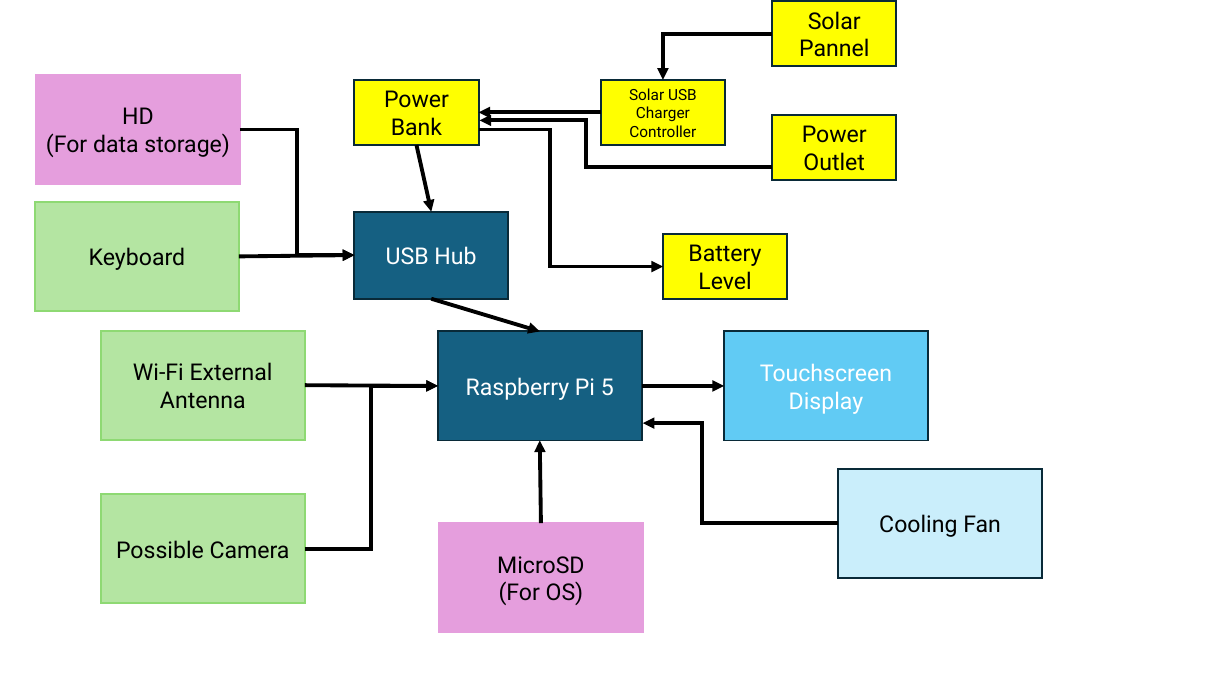
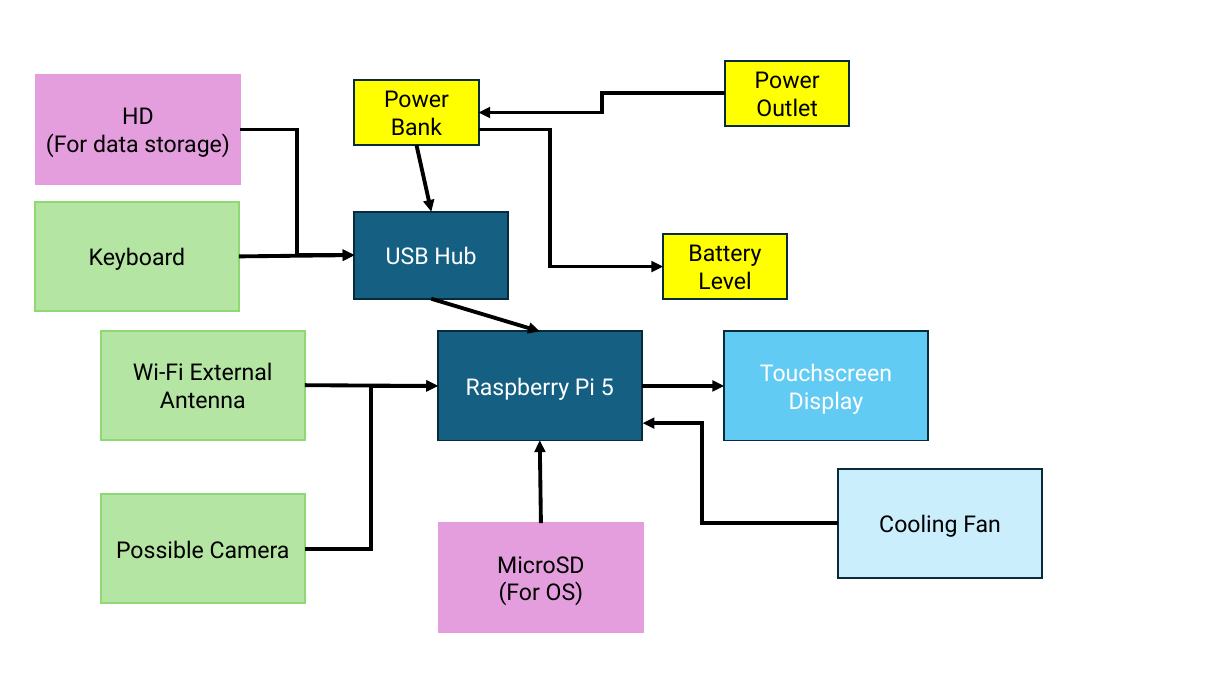
Before and after one commit to GustavoSantiago113/CyberDeck, a slide deck: slide 1 of docs/Diagrams.pptx. Drawn at 1232x693 pixels with LibreOffice and Linux fonts; fonts in the diff are those of the drawing. Boxes give left, top, right and bottom in pixels: in the first picture for what was removed or moved away, otherwise in the second. Text is boxed around its words. In the diff, an @@ line names an element or a change of style, - is before the commit and + after.

```diff
--- a/docs/Diagrams.pptx
+++ b/docs/Diagrams.pptx
@@ rectangle "Power Outlet": place and size @@
-rectangle "Power Outlet" at [773, 115, 897, 180]
+rectangle "Power Outlet" at [726, 61, 849, 127]
@@ elbow arrow moved from (773, 167) - (480, 120) to (726, 93) - (479, 113) @@
@@ group removed at [479, 1, 897, 145]: 2 rectangles, 1 elbow arrow, 1 arrow @@
-Solar Pannel
-Solar USB Charger Controller
```
Also in this commit, not shown: 1 other slide changed, 21 other files.
